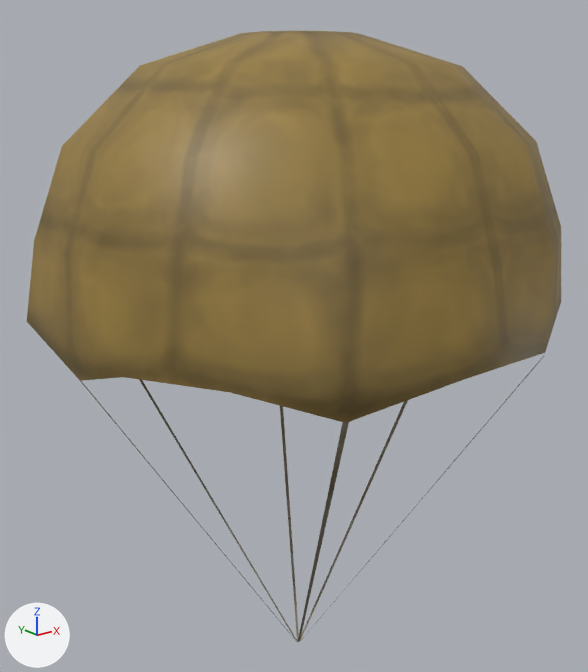
Renders of the Blender file 3D/drops/parachute_000.blend from each side of a commit.
The view is the same before and after, from a 50 mm camera at (-1.97, -2.43, 2.42) aimed at (0.01, 0.05, 1.43). Every picture has the same lights, and +X, +Y and +Z are marked at lower left.
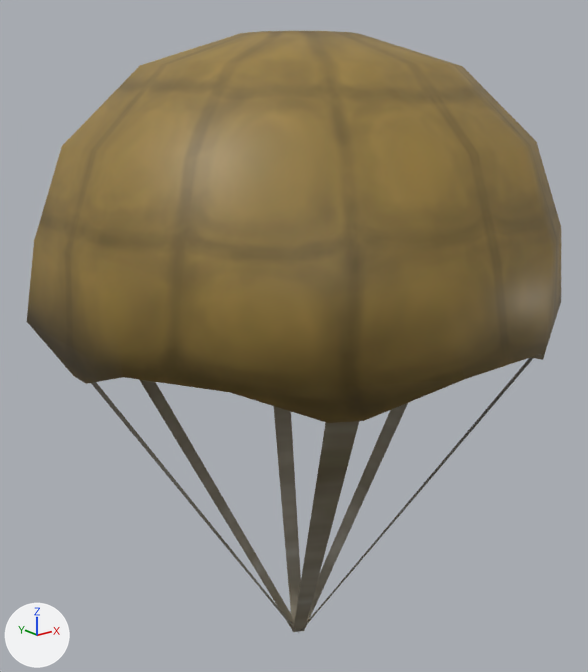
The newer file is also turned or shifted as a whole; pictures and numbers use the older file's frame.

What the commit changed:
me_cube is used by ob_cube; location (0.0, 0.0, 0.0).
me_cube had 84 vertices, 62 faces and spanned x -0.96..0.96, y -1.01..1.01, z 0.0..2.58.
me_cube now has 144 vertices, 109 faces and spans x -0.96..0.96, y -1.01..1.01, z 0.05..2.58.
Part 1, on me_cube:
12 vertices are removed from x -0.01..0.01, y -0.01..0.01, z 0.0.
7 faces are deleted.
12 vertices move from x -0.94..0.94, y -0.82..0.82, z 1.48 to x -0.94..0.94, y -0.84..0.84, z 1.48.
72 vertices are added at x -0.94..0.94, y -0.89..0.89, z 0.05..1.84.
54 new faces join them.

Pixel boxes (x1, y1, x2, y2) of what changed, in the pictures (588 x 672 px):
'Cube', reshaped
    before: (27, 31, 561, 642)
    after: (27, 31, 561, 633)
part 1 of me_cube, built on
    before: (28, 316, 557, 642)
    after: (27, 316, 557, 633)
